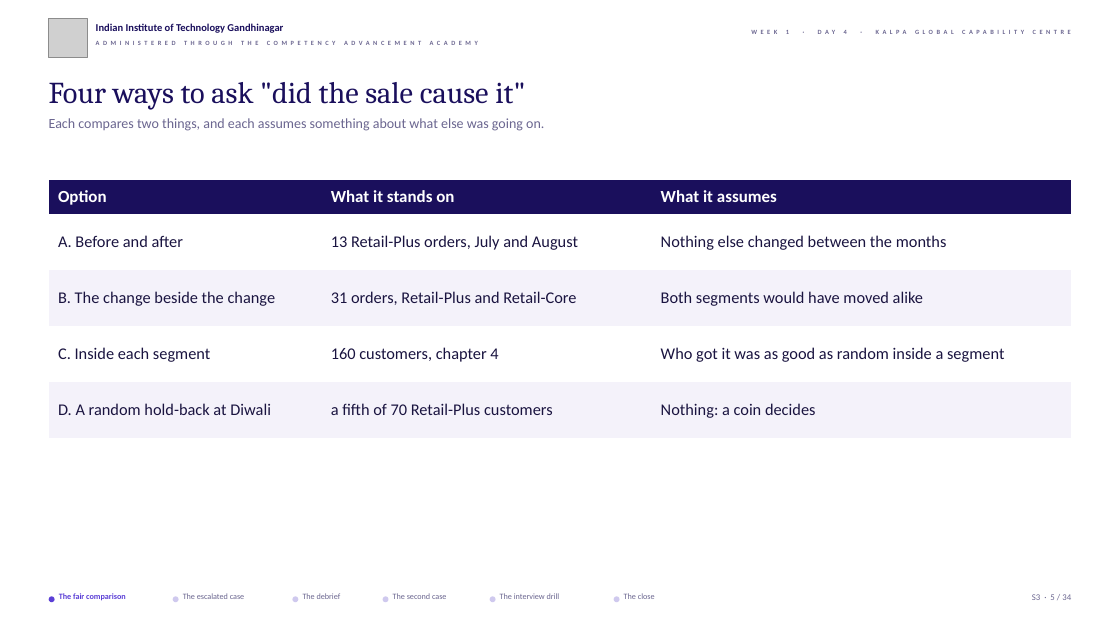
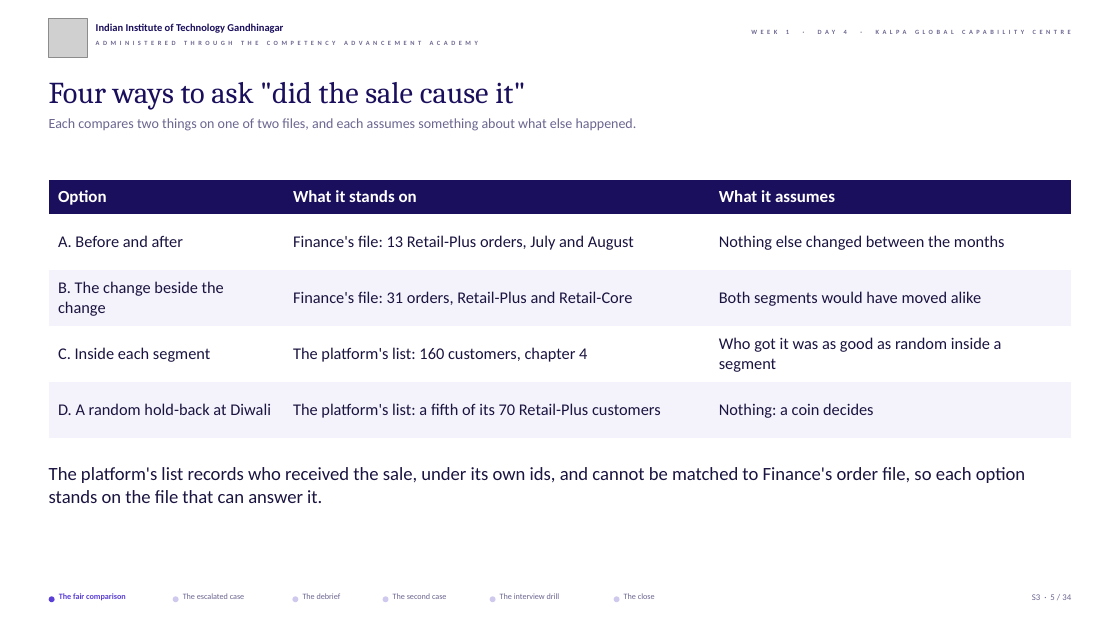
Before and after one commit to fde-academy-lab/c2-content-factory, a slide deck: slide 5 of content/W01/D4/slides/C2_W01_D04_half2_STUDENT.pptx. Drawn at 1120x630 pixels with LibreOffice and Linux fonts; fonts in the diff are those of the drawing; grey boxes stand for pictures; background and template pictures are left out. Boxes give left, top, right and bottom in pixels: in the first picture for what was removed or moved away, otherwise in the second. Text is boxed around its words. In the diff, an @@ line names an element or a change of style, - is before the commit and + after.

```diff
--- a/content/W01/D4/slides/C2_W01_D04_half2_STUDENT.pptx
+++ b/content/W01/D4/slides/C2_W01_D04_half2_STUDENT.pptx
@@ text at (49, 118, 637, 131): text changed @@
-Each compares two things, and each assumes something about what else was going on.
+Each compares two things on one of two files, and each assumes something about what else happened.
@@ table at (49, 180, 1072, 439) @@
-row 2, column 2: 13 Retail-Plus orders, July and August
+row 2, column 2: Finance's file: 13 Retail-Plus orders, July and August
-row 3, column 2: 31 orders, Retail-Plus and Retail-Core
+row 3, column 2: Finance's file: 31 orders, Retail-Plus and Retail-Core
-row 4, column 2: 160 customers, chapter 4
+row 4, column 2: The platform's list: 160 customers, chapter 4
-row 5, column 2: a fifth of 70 Retail-Plus customers
+row 5, column 2: The platform's list: a fifth of its 70 Retail-Plus customers
@@ text added at (49, 467, 1025, 503), 16 pt, text #1A1440 @@
+The platform's list records who received the sale, under its own ids, and cannot be matched to Finance's order file, so each option stands on the file that can answer it.
```
Also in this commit, not shown: 29 other slides changed, 4 other files.
